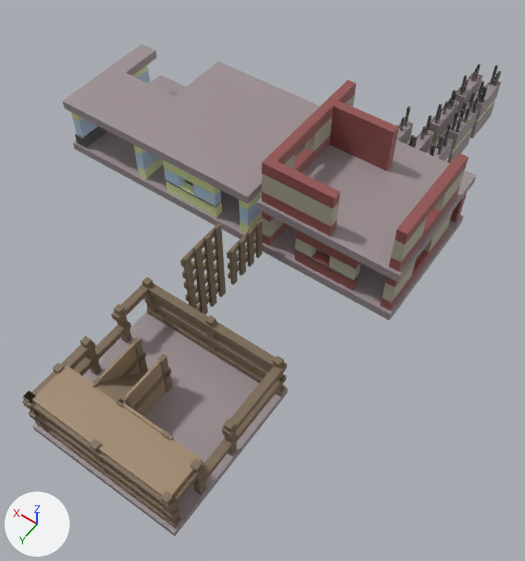
The Blender file Blender/Levels/walls.blend, before and after one commit.
Before and after are seen from a camera (50 mm lens) standing at (-8.5, 9.1, 22.8) and looking at (2.2, -5.8, -0.6). Every picture has the same lights, and +X, +Y and +Z are marked at lower left.

In view in the first picture: 'BrickBuilding', 'BrickBuilding.001', 'ReinforcedWall_Indent', 'ReinforcedWall_Indent2', 'ReinforcedWall_Indent2.001', 'WoodenSkeletonBuilding', 'WoodenWall', 'WoodenWall_Tall'.
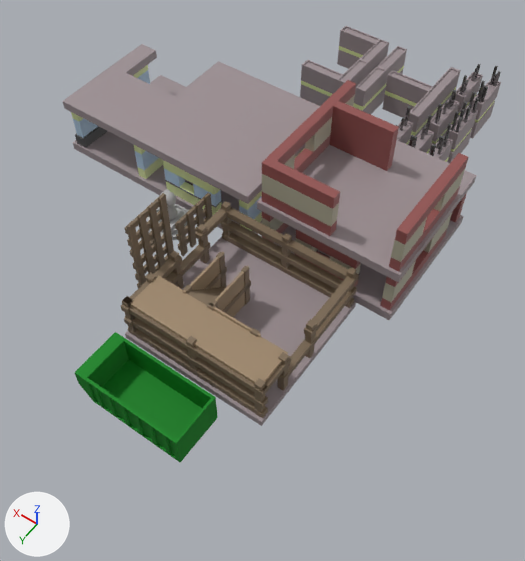
Where the newer file only moved an object's origin or applied its transform, the numbers keep the older frame.

The change, as a diff of the scene's bpy script:
```diff
--- a/Blender/Levels/walls.blend.py
+++ b/Blender/Levels/walls.blend.py
@@ me_cube_018 @@
 me_cube_018.from_pydata(...)  # 56 vertices, 42 faces; spans x -0.06..0.18, y -1.0..1.0, z -1.0..1.0
+# me_cube_018 part 1: the whole mesh is moved by (5.42, -5.66, 0.8)
 me_cube_018.materials.append(mat_wood)
@@ me_cube_019 @@
 me_cube_019.from_pydata(...)  # 56 vertices, 42 faces; spans x -0.06..0.18, y -1.0..1.0, z -1.0..1.0
+# me_cube_019 part 2: the whole mesh is moved by (5.42, -3.17, 0.8)
 me_cube_019.materials.append(mat_wood)
@@ me_cube_051 @@
 me_cube_051.from_pydata(...)  # 468 vertices, 352 faces; spans x -0.21..6.12, y -4.75..1.58, z -1.3..1.02
+# me_cube_051 part 3: the whole mesh is moved by (-1.48, -1.91, 1.0)
 me_cube_051.materials.append(mat_wood)
@@ ob_woodenwall @@
 ob_woodenwall = bpy.data.objects.new('WoodenWall', me_cube_018)
-ob_woodenwall.location = (2.86, -5.66, 0.8)
+ob_woodenwall.location = (0.0, 0.0, 0.0)
@@ ob_woodenwall_tall @@
 ob_woodenwall_tall = bpy.data.objects.new('WoodenWall_Tall', me_cube_019)
-ob_woodenwall_tall.location = (2.86, -3.17, 0.8)
+ob_woodenwall_tall.location = (0.0, 0.0, 0.0)
 _m = ob_woodenwall_tall.modifiers.new('Array', 'ARRAY')
@@ ob_woodenskeletonbuilding @@
 ob_woodenskeletonbuilding = bpy.data.objects.new('WoodenSkeletonBuilding', me_cube_051)
-ob_woodenskeletonbuilding.location = (-1.48, 2.8, 1.0)
+ob_woodenskeletonbuilding.location = (0.0, 0.0, 0.0)
@@ ob_cube_001 @@
+ob_cube_001 = bpy.data.objects.new('Cube.001', me_cube_014)  # 48 vertices, 36 faces; spans x -0.49..0.109, y -0.309..0.309, z -0.152..0.373; in mat_architectdesk (brown #635442), mat_wood (brown #7a6852)
+ob_cube_001.location = (7.09, -4.36, -0.17)
@@ ob_fountain @@
+ob_fountain = bpy.data.objects.new('Fountain', me_cylinder)  # 3622 vertices, 3794 faces; spans x -1.0..1.0, y -1.0..1.0, z -0.1..1.72; in mat_fountain (grey #b4b4b4)
+ob_fountain.location = (6.88, -5.67, 0.0)
+ob_fountain.rotation_euler = (0.0, 0.0, -0.4)  # degrees (0, 0, -23)
@@ ob_container @@
+ob_container = bpy.data.objects.new('Container', me_cube_008)  # 140 vertices, 114 faces; spans x -0.24..4.29, y 0.3..2.36, z -0.33..1.16; in mat_container (green #00851b)
+ob_container.location = (0.0, 0.0, 0.0)
@@ ob_reinforcedwall1_cshape @@
+ob_reinforcedwall1_cshape = bpy.data.objects.new('ReinforcedWall1_CShape', me_cube_007)  # 96 vertices, 88 faces; spans x 4.63..7.13, y -19.95..-15.95, z -0.19..1.81; in mat_wall_base (green #dde8a4), mat_foundation (grey #9c9093)
+ob_reinforcedwall1_cshape.location = (0.0, 0.0, 0.0)
@@ ob_reinforcedwall1_longwall @@
+ob_reinforcedwall1_longwall = bpy.data.objects.new('ReinforcedWall1_LongWall', me_cube_005)  # 48 vertices, 44 faces; spans x 3.65..4.15, y -19.95..-15.95, z -0.19..1.81; in mat_wall_base (green #dde8a4), mat_foundation (grey #9c9093)
+ob_reinforcedwall1_longwall.location = (0.0, 0.0, 0.0)
@@ ob_reinforcedwall2_tshape @@
+ob_reinforcedwall2_tshape = bpy.data.objects.new('ReinforcedWall2_TShape', me_cube_001)  # 64 vertices, 62 faces; spans x 0.78..3.4, y -19.96..-15.78, z -0.19..1.81; in mat_wall_base (green #dde8a4), mat_foundation (grey #9c9093)
+ob_reinforcedwall2_tshape.location = (0.0, 0.0, 0.0)
```

What differs and where, as boxes (x1, y1, x2, y2) in the pictures (525 x 561 px):
'WoodenSkeletonBuilding', moved: before (22, 277, 288, 536); after (121, 201, 359, 426)
'Container', added (green): after (74, 332, 218, 462)
'WoodenWall_Tall', moved: before (180, 223, 226, 315); after (125, 193, 174, 289)
'ReinforcedWall1_CShape', added: after (300, 26, 389, 106)
    faces in mat_foundation (grey #9c9093): (300, 26, 389, 106)
    faces in mat_wall_base (green #dde8a4): (301, 46, 363, 96)
'ReinforcedWall2_TShape', added: after (382, 67, 461, 143)
    faces in mat_foundation (grey #9c9093): (382, 67, 461, 143)
    faces in mat_wall_base (green #dde8a4): (385, 87, 456, 136)
'WoodenWall', moved: before (227, 220, 262, 285); after (175, 192, 212, 256)
'ReinforcedWall1_LongWall', added: after (353, 46, 407, 115)
    faces in mat_foundation (grey #9c9093): (354, 46, 407, 115)
    faces in mat_wall_base (green #dde8a4): (353, 66, 404, 111)
'Fountain', added: after (148, 189, 189, 240)
